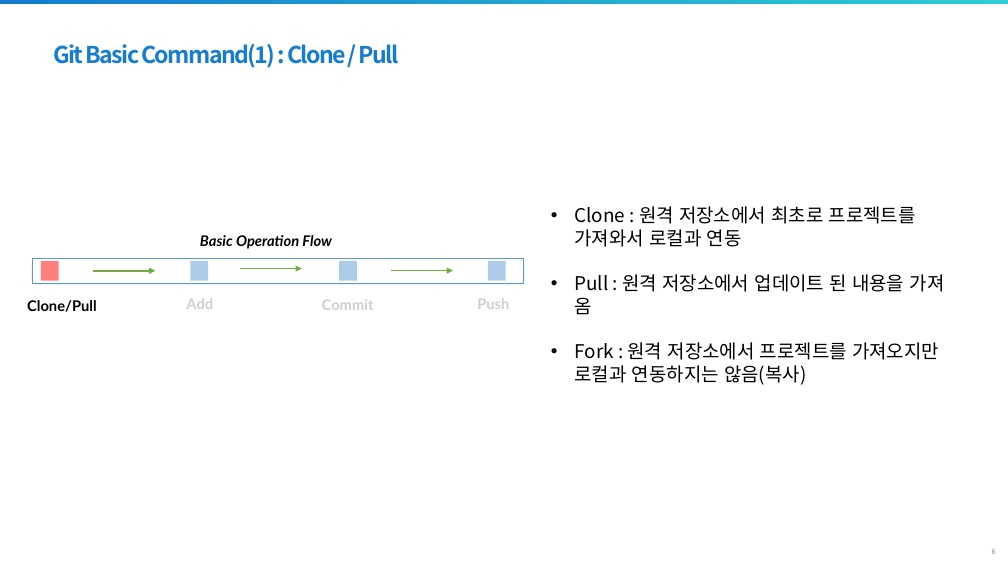
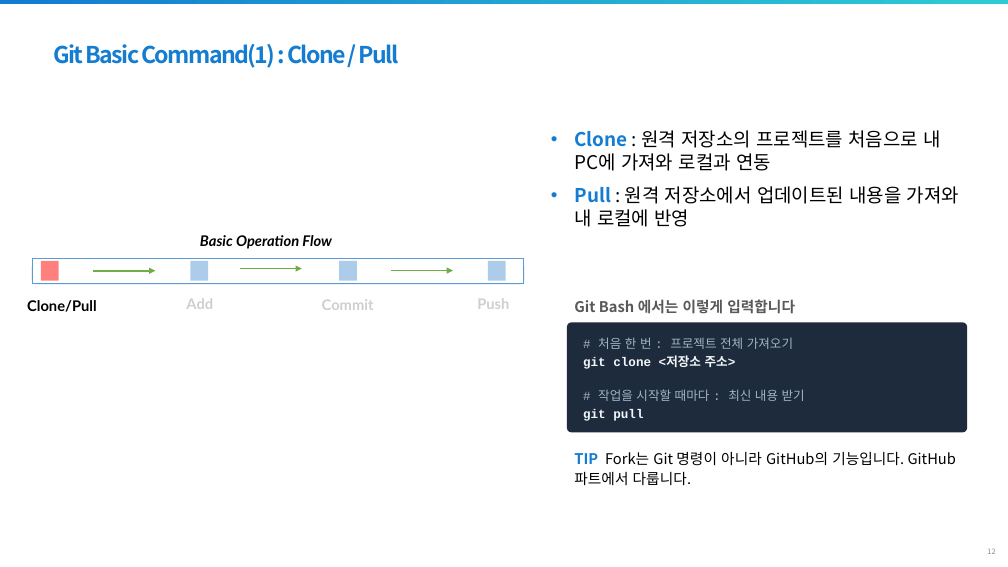
Before and after one commit to jaewoojun070225/gachon2026, a slide deck: slide 12 of 학습파일/SoC100_3.pptx (slide 6 before the commit). Drawn at 1008x567 pixels with LibreOffice and Linux fonts; fonts in the diff are those of the drawing; background and template pictures are left out. Boxes give left, top, right and bottom in pixels: in the first picture for what was removed or moved away, otherwise in the second. Text is boxed around its words. In the diff, an @@ line names an element or a change of style, - is before the commit and + after.

```diff
--- a/학습파일/SoC100_3.pptx
+++ b/학습파일/SoC100_3.pptx
@@ text at bbox=[574, 130, 959, 227]: text changed @@
-• Clone : 원격 저장소에서 최초로 프로젝트를 가져와서 로컬과 연동
-• Pull : 원격 저장소에서 업데이트 된 내용을 가져 옴
-• Fork : 원격 저장소에서 프로젝트를 가져오지만 로컬과 연동하지는 않음(복사)
+• Clone : 원격 저장소의 프로젝트를 처음으로 내 PC에 가져와 로컬과 연동
+• Pull : 원격 저장소에서 업데이트된 내용을 가져와 내 로컬에 반영
@@ text added at bbox=[574, 299, 795, 314], 14 pt, text #595959, bold @@
+Git Bash 에서는 이렇게 입력합니다
@@ rounded rectangle added at bbox=[567, 323, 967, 433], fill #1E2B3C, 12 pt, text #9FB3C8 @@
+# 처음 한 번 : 프로젝트 전체 가져오기
+git clone <저장소 주소>
+# 작업을 시작할 때마다 : 최신 내용 받기
+git pull
@@ text added at bbox=[574, 452, 956, 485], 14 pt, text #000000 @@
+TIP Fork는 Git 명령이 아니라 GitHub의 기능입니다. GitHub 파트에서 다룹니다.
@@ page number at bbox=[987, 548, 995, 554]: text changed @@
-6
+12
```
Also in this commit, not shown: 10 other slides changed, 22 slides added, 2 other files.
